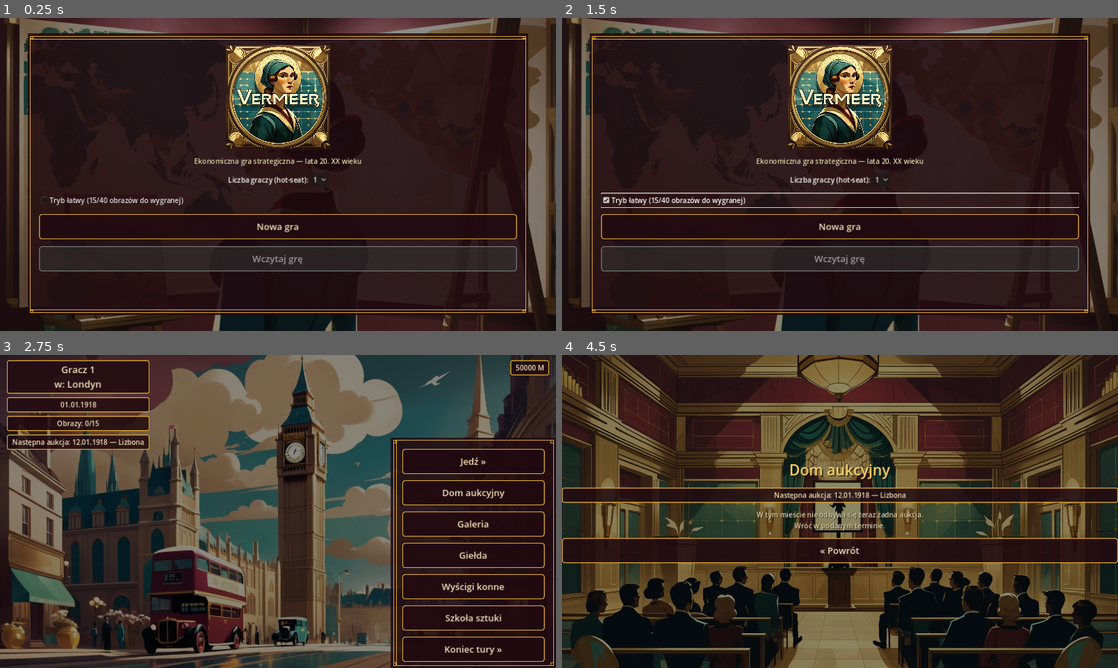
Above: before the commit, frames 1-4 (two rows, left to right).
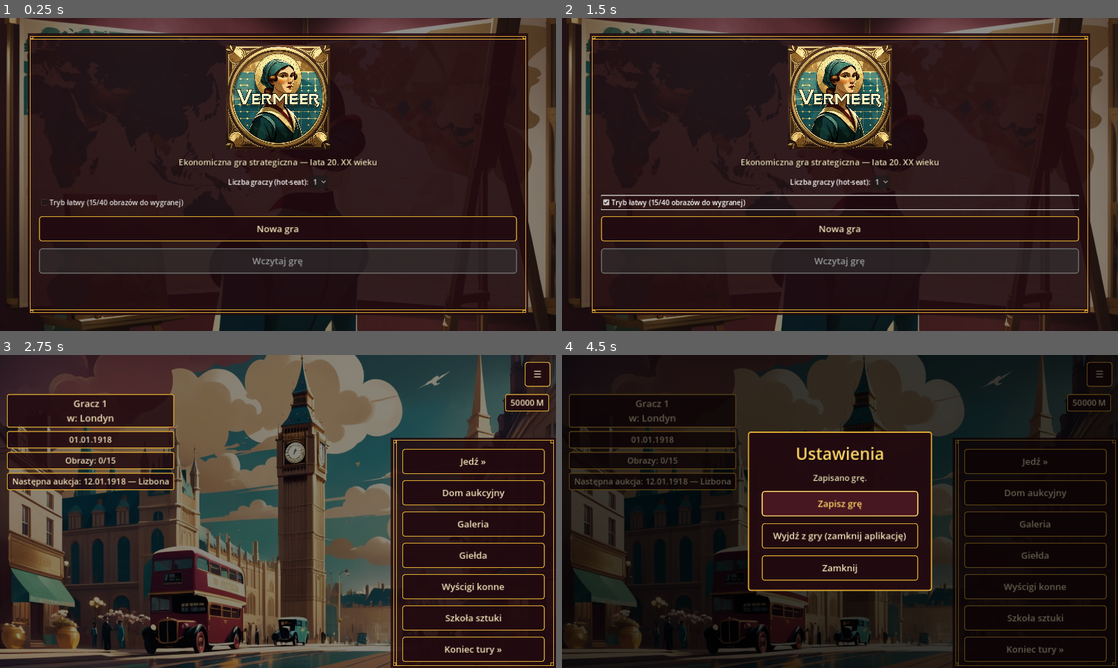
Above: after the commit, the same moments.

Repository: cinekm20/the-forger-retro-tycoon
Game: Godot game, scene res://scenes/main_menu/MainMenu.tscn
Same seed, same stepped clock (60 frames per second), same inputs: the game is played once before the commit and once after it.
Inputs (mouse positions are in pixels of both pictures, inside the frame that each line leads up to):
- Up to frame 1 (0.25 s): no input
- Up to frame 2 (1.5 s): click "1" at 0.5 s; click "Tryb łatwy (15/40 obrazów do …" at 1.25 s
- Up to frame 3 (2.75 s): click "Nowa gra" at 2 s
- Up to frame 4 (4.5 s): click (1101, 373) at 2.75 s, where only the run after the commit has a clickable "☰"; click "Dom aukcyjny" at 3.5 s; click (840, 505) at 4.25 s, where only the run after the commit has a clickable "Zapisz grę"

The runs differ from the first frame. In frame 1, 3.5% of the frame differs, in the area x 7-93%, y 44-82%; in frame 2, 4.7%; in frame 3, 8.2%; in frame 4, 67%, in the area x 0-100%, y 0-100%.

Commit message:
Dodaj globalny przycisk Ustawienia (zapis gry / pełne wyjście) i powiększ teksty
Nowy autoload SettingsMenu.gd dodaje przycisk "☰" w prawym górnym rogu na
każdym ekranie poza menu głównym — otwiera panel z "Zapisz grę" i "Wyjdź z
gry (zamknij aplikację)". To ostatnie woła get_tree().quit(), czyli
faktyczne zakończenie procesu i zwolnienie pamięci — co innego niż istniejące
"Zapisz i wyjdź do menu" w Hub.gd, które tylko wraca do MainMenu.tscn
(proces gry dalej działa w tle).

Skrzynki w prawym górnym rogu (Hub.gd, make_corner_status_row) przesunięte
niżej, żeby zrobić miejsce na ten przycisk.

Powiększone domyślne rozmiary czcionek (make_label/make_info_box: ~16px ->
19px, make_title: 34 -> 38px) w całej grze.

Diff:
--- a/game/project.godot
+++ b/game/project.godot
@@ -28,6 +28,7 @@
 Players="*res://scripts/autoload/Players.gd"
 GameState="*res://scripts/autoload/GameState.gd"
 SaveGame="*res://scripts/autoload/SaveGame.gd"
+SettingsMenu="*res://scripts/autoload/SettingsMenu.gd"
 
 [display]
 
--- a/game/scenes/hub/Hub.gd
+++ b/game/scenes/hub/Hub.gd
@@ -89,10 +89,12 @@
 	## Margines od krawędzi ekranu — bez niego skrzynka gotówki (prawy górny
 	## róg) leżała dosłownie na samej krawędzi viewportu, więc na telefonie
 	## z zaokrąglonymi rogami/notchem część liczby wypadała poza widoczny
-	## obszar (zgłoszone przez testera: "nie widać całej liczby").
+	## obszar (zgłoszone przez testera: "nie widać całej liczby"). offset_top
+	## dodatkowo powiększony (12 -> 90), żeby zrobić miejsce na globalny
+	## przycisk "☰ Ustawienia" (SettingsMenu.gd) w prawym górnym rogu.
 	row.offset_left = 16
 	row.offset_right = -16
-	row.offset_top = 12
+	row.offset_top = 90
 	row.mouse_filter = Control.MOUSE_FILTER_IGNORE
 	row.add_theme_constant_override("separation", 16)
 	add_child(row)
--- /dev/null
+++ b/game/scripts/autoload/SettingsMenu.gd
@@ -0,0 +1,131 @@
+extends Node
+## Globalny przycisk "Ustawienia" w rogu ekranu, widoczny na każdym ekranie
+## poza menu głównym (gdzie nie ma jeszcze co zapisywać) — pozwala zapisać
+## grę albo CAŁKOWICIE zamknąć aplikację. "Zapisz i wyjdź do menu" w Hub.gd
+## tylko wraca do MainMenu.tscn (proces gry dalej działa w tle) — tu chodzi
+## o get_tree().quit(), czyli faktyczne zakończenie procesu i zwolnienie
+## pamięci, czego Hub.gd nie robi.
+
+var layer: CanvasLayer
+var settings_button: Button
+var overlay: Control
+var status_label: Label
+
+## Rozmiar/margines w rogu ekranu — na anchorach (anchor_left=anchor_right=1,
+## anchor_top=anchor_bottom=0 + stałe pikselowe offsety), tak samo jak
+## naprawione pinezki na mapie (TravelMap.gd) — zostaje w tym samym miejscu
+## niezależnie od rozdzielczości, zamiast liczyć position raz przy starcie.
+## Skrzynki w prawym górnym rogu (Hub.gd _build_top_row,
+## ScreenHelpers.make_corner_status_row) mają dodatkowy odstęp od góry
+## (offset_top=90 zamiast 12), żeby zrobić miejsce na ten przycisk.
+const BUTTON_SIZE := Vector2(56, 56)
+const BUTTON_MARGIN := 16.0
+
+
+func _ready() -> void:
+	layer = CanvasLayer.new()
+	layer.layer = 90  # pod SceneRouter._snapshot_layer (100), nad resztą UI
+	add_child(layer)
+
+	settings_button = Button.new()
+	settings_button.text = "☰"
+	settings_button.add_theme_font_size_override("font_size", 28)
+	ScreenHelpers._style_button(settings_button)
+	settings_button.anchor_left = 1.0
+	settings_button.anchor_right = 1.0
+	settings_button.anchor_top = 0.0
+	settings_button.anchor_bottom = 0.0
+	settings_button.offset_left = -BUTTON_SIZE.x - BUTTON_MARGIN
+	settings_button.offset_right = -BUTTON_MARGIN
+	settings_button.offset_top = BUTTON_MARGIN
+	settings_button.offset_bottom = BUTTON_MARGIN + BUTTON_SIZE.y
+	settings_button.pressed.connect(_toggle_overlay)
+	layer.add_child(settings_button)
+
+	_build_overlay()
+
+	get_tree().tree_changed.connect(_update_button_visibility)
+	_update_button_visibility()
+
+
+## Ukryty na ekranie startowym (MainMenu) — nie ma tam jeszcze żadnej gry do
+## zapisania, a "Wyjdź z gry" jest tam zbędne (użytkownik i tak nic nie
+## rozpoczął). tree_changed leci bardzo często (dowolna zmiana w drzewie
+## sceny), ale sam test poniżej jest tani, więc to nieistotne obciążenie.
+func _update_button_visibility() -> void:
+	var scene := get_tree().current_scene
+	var visible_now: bool = scene != null and scene.scene_file_path != SceneRouter.MAIN_MENU
+	settings_button.visible = visible_now
+	if not visible_now:
+		overlay.visible = false
+
+
+func _build_overlay() -> void:
+	overlay = Control.new()
+	overlay.set_anchors_preset(Control.PRESET_FULL_RECT)
+	overlay.mouse_filter = Control.MOUSE_FILTER_STOP
+	overlay.visible = false
+	layer.add_child(overlay)
+
+	var dim := ColorRect.new()
+	dim.color = Color(0, 0, 0, 0.6)
+	dim.set_anchors_preset(Control.PRESET_FULL_RECT)
+	overlay.add_child(dim)
+
+	var center := CenterContainer.new()
+	center.set_anchors_preset(Control.PRESET_FULL_RECT)
+	overlay.add_child(center)
+
+	var box := StyleBoxFlat.new()
+	box.bg_color = Color(ScreenHelpers.COLOR_BURGUNDY_DARK.r, ScreenHelpers.COLOR_BURGUNDY_DARK.g, ScreenHelpers.COLOR_BURGUNDY_DARK.b, 0.96)
+	box.border_color = ScreenHelpers.COLOR_GOLD
+	box.set_border_width_all(3)
+	box.set_corner_radius_all(6)
+	box.content_margin_left = 32
+	box.content_margin_right = 32
+	box.content_margin_top = 24
+	box.content_margin_bottom = 24
+	var panel := PanelContainer.new()
+	panel.add_theme_stylebox_override("panel", box)
+	center.add_child(panel)
+
+	var vbox := VBoxContainer.new()
+	vbox.alignment = BoxContainer.ALIGNMENT_CENTER
+	vbox.add_theme_constant_override("separation", 16)
+	panel.add_child(vbox)
+
+	ScreenHelpers.make_title(vbox, "Ustawienia")
+
+	status_label = ScreenHelpers.make_label(vbox, "")
+
+	var save_btn := ScreenHelpers.make_button(vbox, "Zapisz grę", _on_save_pressed)
+	save_btn.custom_minimum_size.x = 360
+
+	var quit_btn := ScreenHelpers.make_button(vbox, "Wyjdź z gry (zamknij aplikację)", _on_quit_pressed)
+	quit_btn.custom_minimum_size.x = 360
+
+	var close_btn := ScreenHelpers.make_button(vbox, "Zamknij", _on_close_pressed)
+	close_btn.custom_minimum_size.x = 360
+
+
+func _toggle_overlay() -> void:
+	overlay.visible = not overlay.visible
+	if overlay.visible:
+		status_label.text = ""
+
+
+func _on_save_pressed() -> void:
+	SaveGame.save_game()
+	status_label.text = "Zapisano grę."
+
+
+## get_tree().quit() kończy proces aplikacji — to jedyny sposób, żeby na
+## Androidzie gra faktycznie się zamknęła i zwolniła pamięć, w
+## przeciwieństwie do samego powrotu do MainMenu.tscn (proces zostaje
+## uruchomiony, tylko przełącza scenę).
+func _on_quit_pressed() -> void:
+	get_tree().quit()
+
+
+func _on_close_pressed() -> void:
+	overlay.visible = false
--- a/game/scripts/ui/screen_helpers.gd
+++ b/game/scripts/ui/screen_helpers.gd
@@ -252,7 +252,7 @@
 	var label := Label.new()
 	label.text = text
 	label.horizontal_alignment = HORIZONTAL_ALIGNMENT_CENTER
-	label.add_theme_font_size_override("font_size", 34)
+	label.add_theme_font_size_override("font_size", 38)
 	label.add_theme_color_override("font_color", COLOR_GOLD_BRIGHT)
 	label.add_theme_color_override("font_shadow_color", Color(0, 0, 0, 0.8))
 	label.add_theme_constant_override("shadow_offset_x", 2)
@@ -265,6 +265,9 @@
 	var label := Label.new()
 	label.text = text
 	label.horizontal_alignment = HORIZONTAL_ALIGNMENT_CENTER
+	## 19 zamiast domyślnych ~16px Godota — tester zgłosił, że teksty w
+	## całej grze mogłyby być trochę większe.
+	label.add_theme_font_size_override("font_size", 19)
 	label.add_theme_color_override("font_color", COLOR_CREAM)
 	label.add_theme_color_override("font_shadow_color", Color(0, 0, 0, 0.8))
 	label.add_theme_constant_override("shadow_offset_x", 1)
@@ -301,8 +304,9 @@
 	label.text = text
 	label.horizontal_alignment = HORIZONTAL_ALIGNMENT_CENTER
 	label.add_theme_color_override("font_color", COLOR_CREAM)
-	if font_size > 0:
-		label.add_theme_font_size_override("font_size", font_size)
+	## 19 = domyślny większy rozmiar (patrz make_label), zamiast pozostawiać
+	## niepodbite skrzynki na ciut mniejszym, domyślnym rozmiarze Godota.
+	label.add_theme_font_size_override("font_size", font_size if font_size > 0 else 19)
 	panel.add_child(label)
 	return label
 
@@ -318,10 +322,11 @@
 	row.set_anchors_preset(Control.PRESET_FULL_RECT)
 	## Margines od krawędzi ekranu — patrz ten sam fix w Hub.gd _build_top_row
 	## (bez niego skrzynka w prawym rogu ucinała się na telefonach z
-	## zaokrąglonymi rogami/notchem).
+	## zaokrąglonymi rogami/notchem). offset_top dodatkowo powiększony, żeby
+	## zrobić miejsce na globalny przycisk "☰ Ustawienia" (SettingsMenu.gd).
 	row.offset_left = 16
 	row.offset_right = -16
-	row.offset_top = 12
+	row.offset_top = 90
 	row.mouse_filter = Control.MOUSE_FILTER_IGNORE
 	parent.add_child(row)
 
